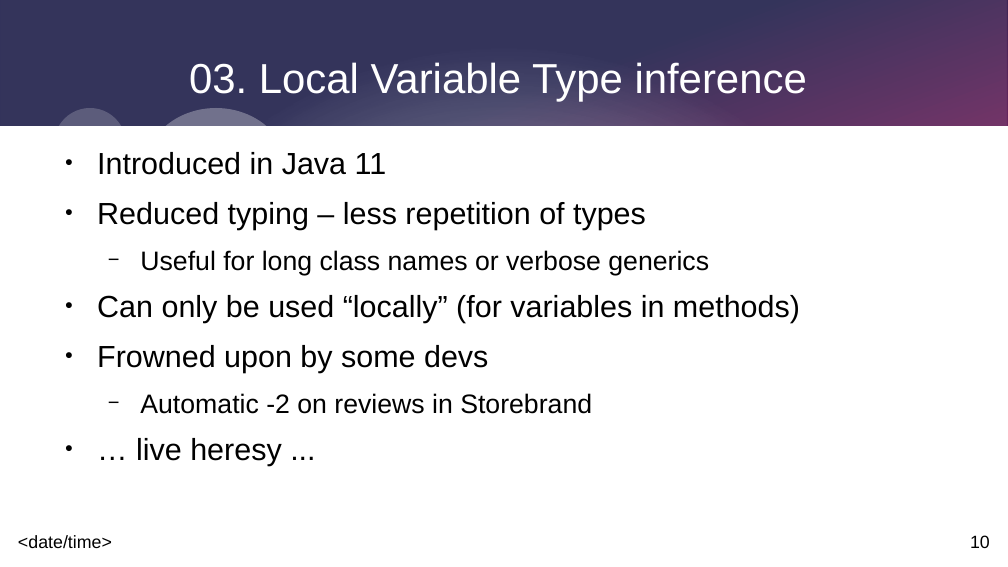
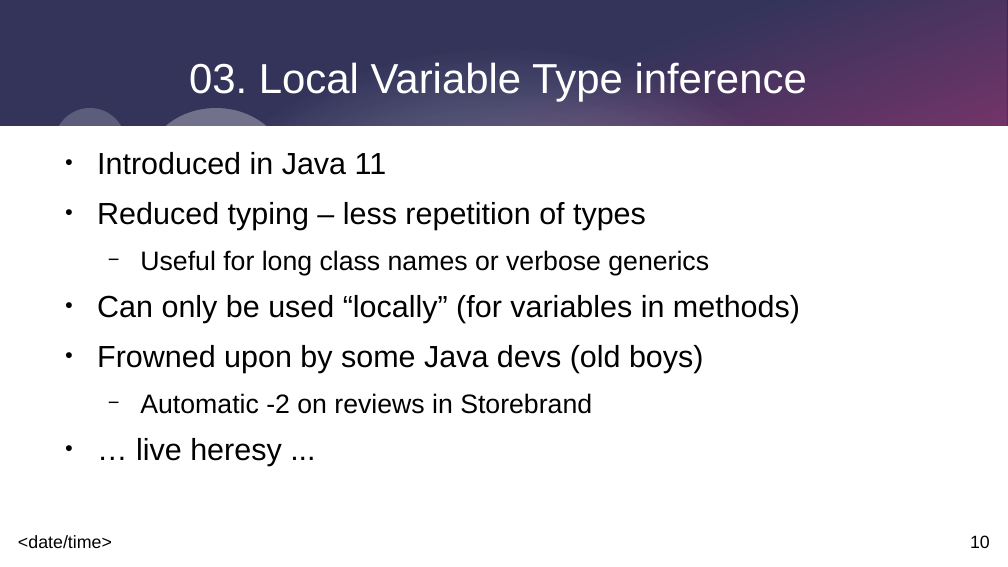
Before and after one commit to johnnyegel/Talk_JavaLatestAndGreatest, a slide deck: slide 10 of Presentation/JavaLatestAndGreatest.odp. Drawn at 1008x567 pixels with LibreOffice and Linux fonts; fonts in the diff are those of the drawing. Boxes give left, top, right and bottom in pixels: in the first picture for what was removed or moved away, otherwise in the second. Text is boxed around its words. In the diff, an @@ line names an element or a change of style, - is before the commit and + after.

```diff
--- a/Presentation/JavaLatestAndGreatest.odp
+++ b/Presentation/JavaLatestAndGreatest.odp
@@ text at box(97, 345, 704, 373): text changed @@
-● Frowned upon by some devs
+● Frowned upon by some Java devs (old boys)
```
Also in this commit, not shown: 1 other slide changed.
